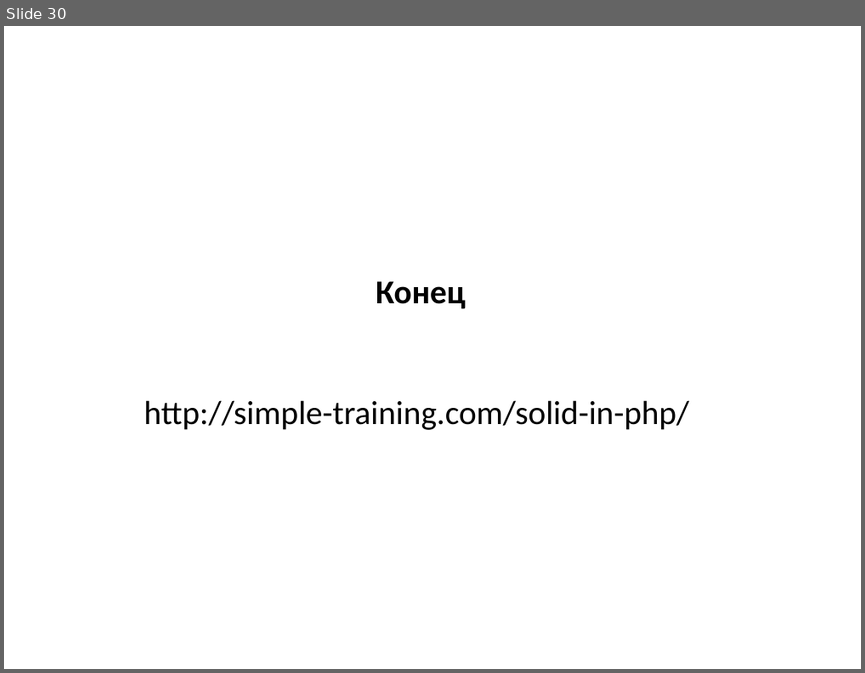
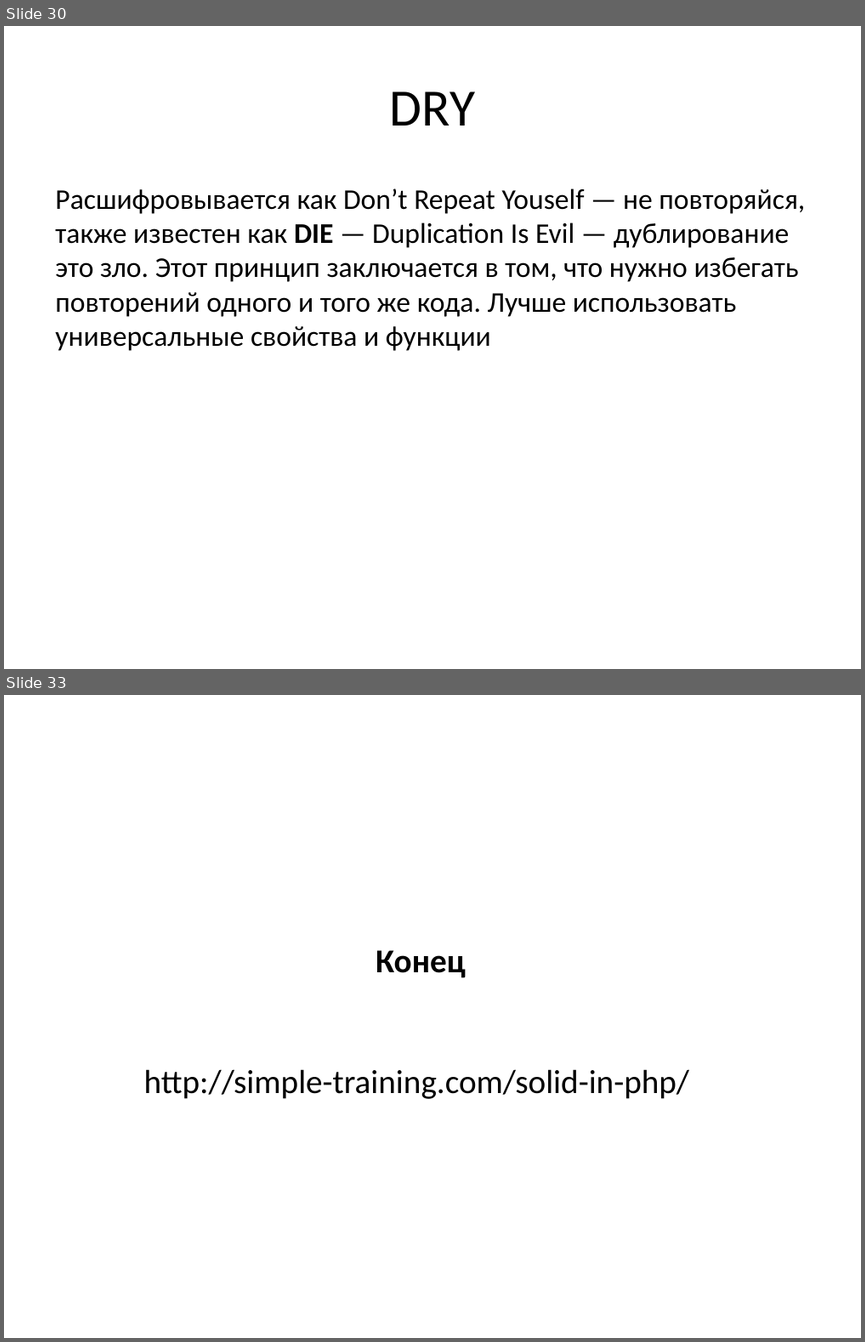
Before and after one commit to dimaxz/Lectures, a slide deck: Лекция 3. SOLID/SOLID.pptx. Shown one above the other, each under a label of ours: slide 30 before the commit, slides 30 and 33 after it; the slides between them are not shown. The pictures are 865x673 and 865x1342 pixels, drawn with LibreOffice and Linux fonts; fonts in the diff are those of the drawing. Boxes give left, top, right and bottom in pixels: in the first picture for what was removed or moved away, otherwise in the second. Text is boxed around its words. In the diff, an @@ line names an element or a change of style, - is before the commit and + after.

```diff
--- a/Лекция 3. SOLID/SOLID.pptx
+++ b/Лекция 3. SOLID/SOLID.pptx
@@ slide 30 added at [4, 26, 861, 669], background #FFFFFF @@
@@ title added at [390, 91, 475, 125], 44 pt, text #000000 @@
+DRY
@@ text added at [55, 188, 805, 351], 24 pt, text #000000 @@
+Расшифровывается как Don’t Repeat Youself — не повторяйся, также известен как DIE — Duplication Is Evil — дублирование это зло. Этот принцип заключается в том, что нужно избегать повторений одного и того же кода. Лучше использовать универсальные свойства и функции
@@ what was slide 30 is now slide 33 @@
```
Also in this commit, not shown: 2 other slides added.
